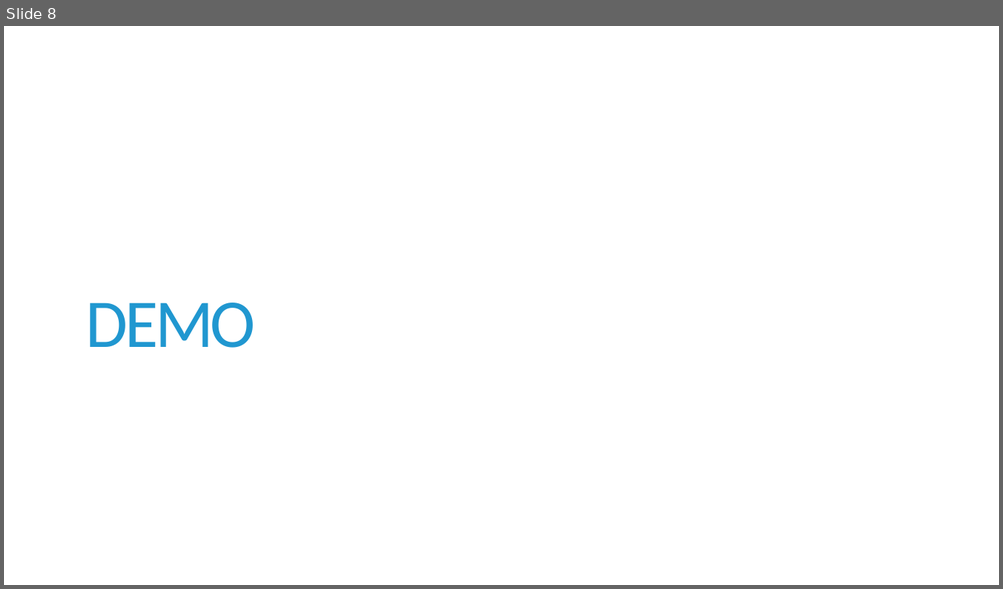
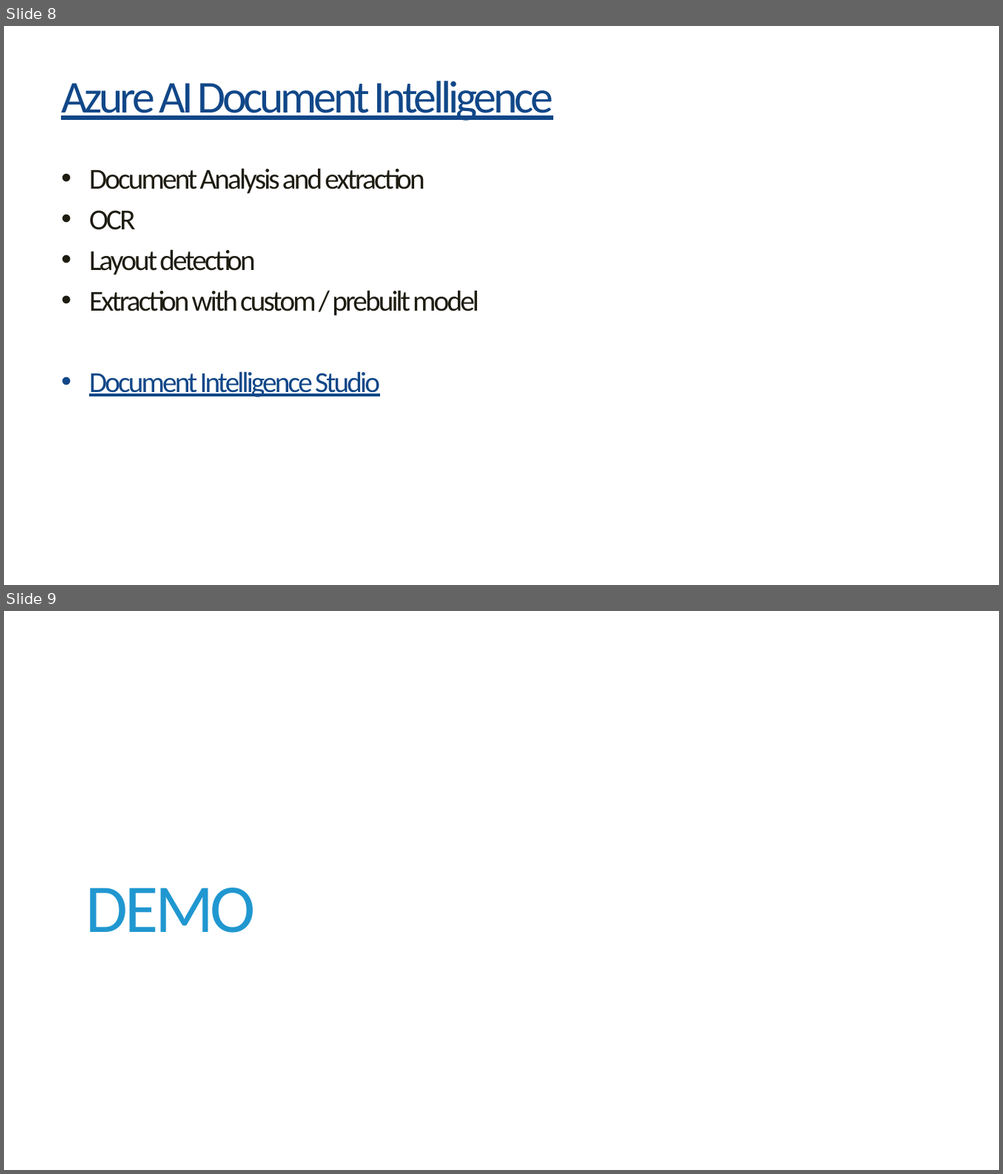
Before and after one commit to havit/CloudApplicationsDevelopment, a slide deck: Lab8-CognitiveServices/Cognitive-services.pptx. Shown one above the other, each under a label of ours: slide 8 before the commit, slides 8 and 9 after it. The pictures are 1003x589 and 1003x1174 pixels, drawn with LibreOffice and Linux fonts; fonts in the diff are those of the drawing; background and template pictures are left out. Boxes give left, top, right and bottom in pixels: in the first picture for what was removed or moved away, otherwise in the second. Text is boxed around its words. In the diff, an @@ line names an element or a change of style, - is before the commit and + after.

```diff
--- a/Lab8-CognitiveServices/Cognitive-services.pptx
+++ b/Lab8-CognitiveServices/Cognitive-services.pptx
@@ slide 8 added at [4, 26, 999, 585], background #FFFFFF @@
@@ title added at [61, 81, 552, 121], 44 pt, text #114788, underline @@
+Azure AI Document Intelligence
@@ text added at [89, 168, 479, 397], 28 pt, text #1E1C11 @@
+• Document Analysis and extraction
+• OCR
+• Layout detection
+• Extraction with custom / prebuilt model
+• Document Intelligence Studio
@@ what was slide 8 is now slide 9 @@
```
Also in this commit, not shown: 6 slides changed, 1 other slide added, 1 slide removed.
